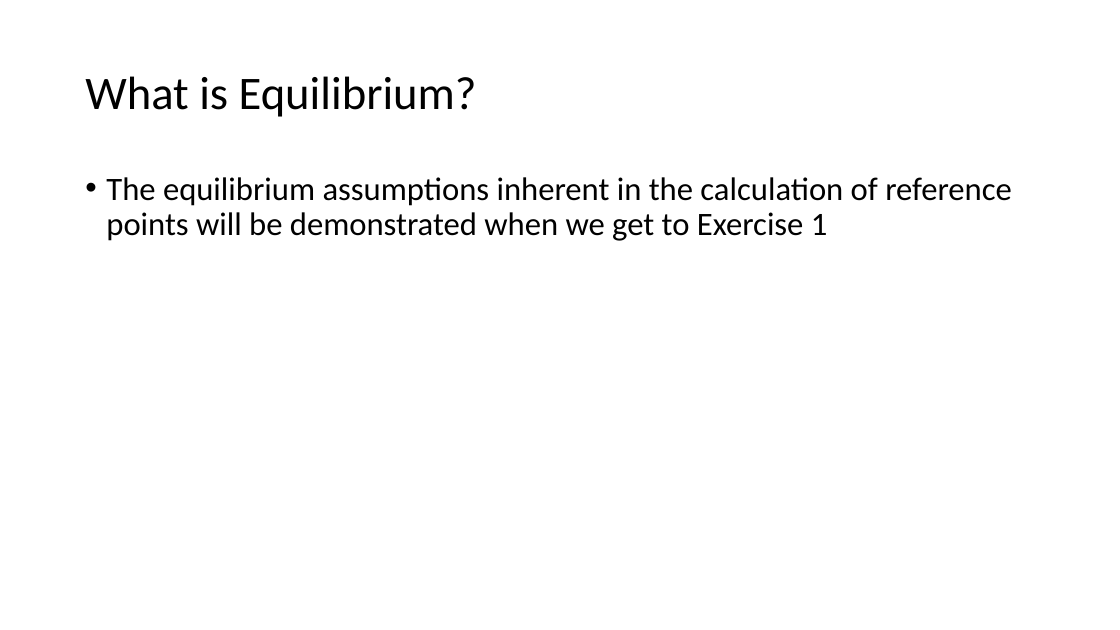
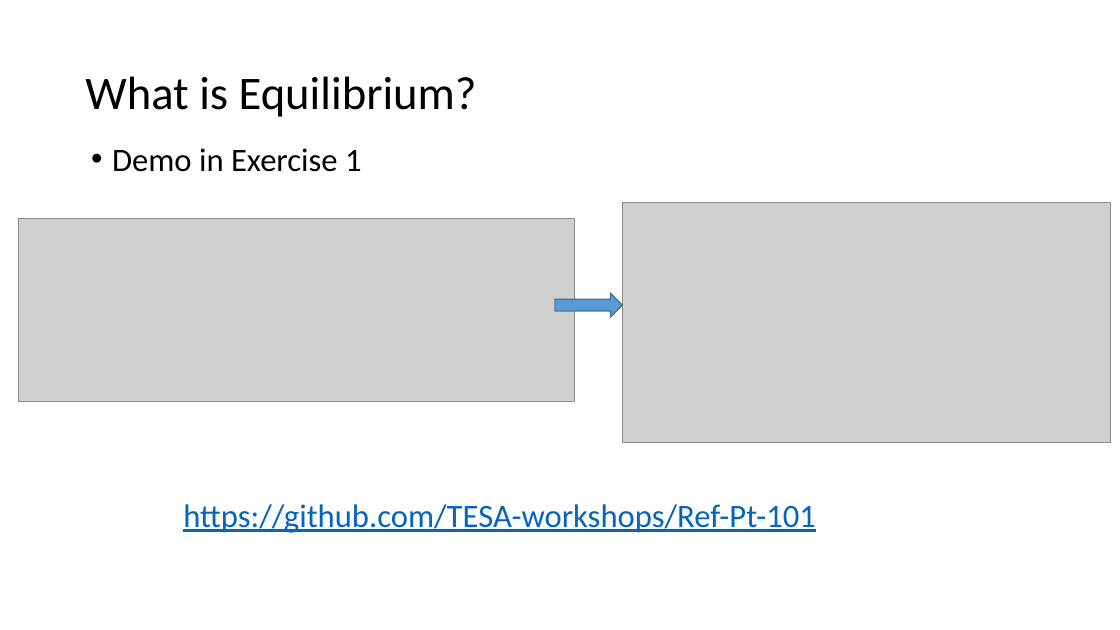
Before and after one commit to TESA-workshops/Ref-Pt-101, a slide deck: slide 24 of RefPt101_221110tb.pptx. Drawn at 1120x630 pixels with LibreOffice and Linux fonts; fonts in the diff are those of the drawing; grey boxes stand for pictures. Boxes give left, top, right and bottom in pixels: in the first picture for what was removed or moved away, otherwise in the second. Text is boxed around its words. In the diff, an @@ line names an element or a change of style, - is before the commit and + after.

```diff
--- a/RefPt101_221110tb.pptx
+++ b/RefPt101_221110tb.pptx
@@ text at [112,148,362,172]: text changed @@
-• The equilibrium assumptions inherent in the calculation of reference points will be demonstrated when we get to Exercise 1
+• Demo in Exercise 1
@@ picture added at [623,203,1111,444] @@
@@ picture added at [18,218,574,401] @@
@@ right arrow added at [555,293,623,317], fill #5B9BD5, outline #43739E 1 pt @@
@@ text added at [183,504,816,533], 28 pt, text #0563C1, underline @@
+https://github.com/TESA-workshops/Ref-Pt-101
```
Also in this commit, not shown: 7 other slides changed, 1 slide added, 1 slide removed, 1 other file.
